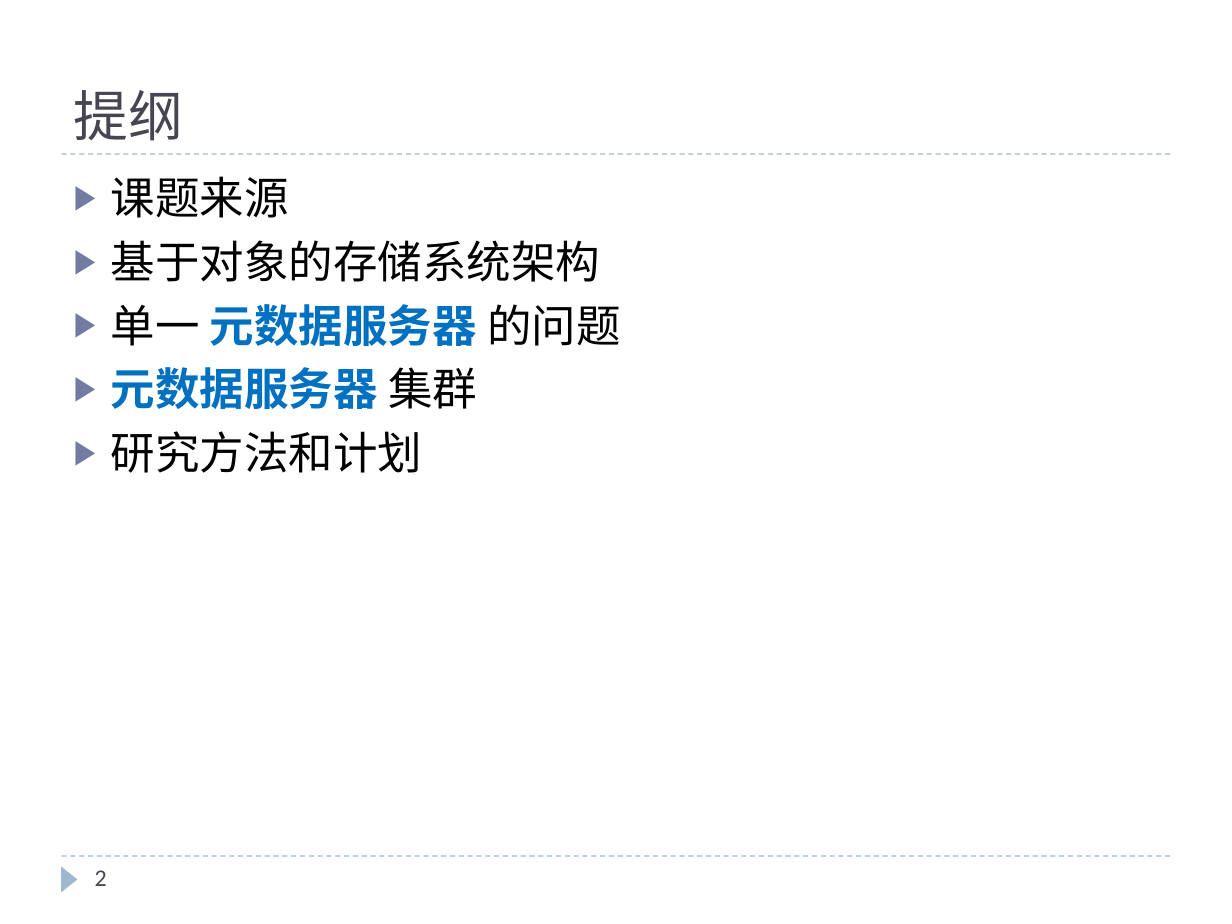
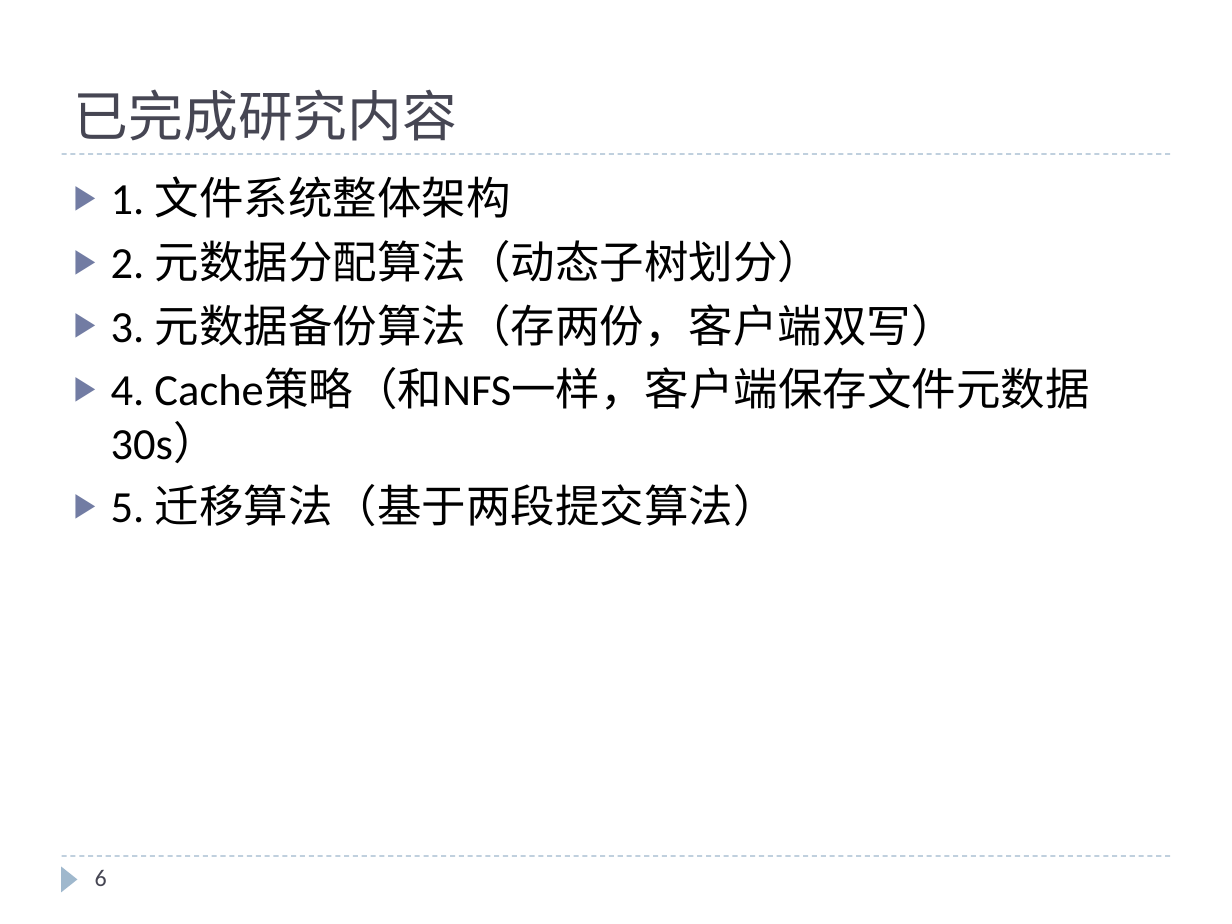
Before and after one commit to cheliequan/idning-paper, a slide deck: slide 6 of draft/中期.pptx (slide 2 before the commit). Drawn at 1232x924 pixels with LibreOffice and Linux fonts; fonts in the diff are those of the drawing. Boxes give left, top, right and bottom in pixels: in the first picture for what was removed or moved away, otherwise in the second. Text is boxed around its words. In the diff, an @@ line names an element or a change of style, - is before the commit and + after.

```diff
--- a/draft/中期.pptx
+++ b/draft/中期.pptx
@@ title at (74,89,457,141): text changed @@
-提纲
+已完成研究内容
@@ text at (111,176,1090,526): text changed @@
-▶ 课题来源
-▶ 基于对象的存储系统架构
-▶ 单一 元数据服务器 的问题
-▶ 元数据服务器 集群
-▶ 研究方法和计划
+▶ 1. 文件系统整体架构
+▶ 2. 元数据分配算法（动态子树划分）
+▶ 3. 元数据备份算法（存两份，客户端双写）
+▶ 4. Cache策略（和NFS一样，客户端保存文件元数据30s）
+▶ 5. 迁移算法（基于两段提交算法）
@@ page number at (95,870,107,886): text changed @@
-2
+6
```
Also in this commit, not shown: 5 other slides changed, 4 slides added, 10 slides removed, 2 other files.
